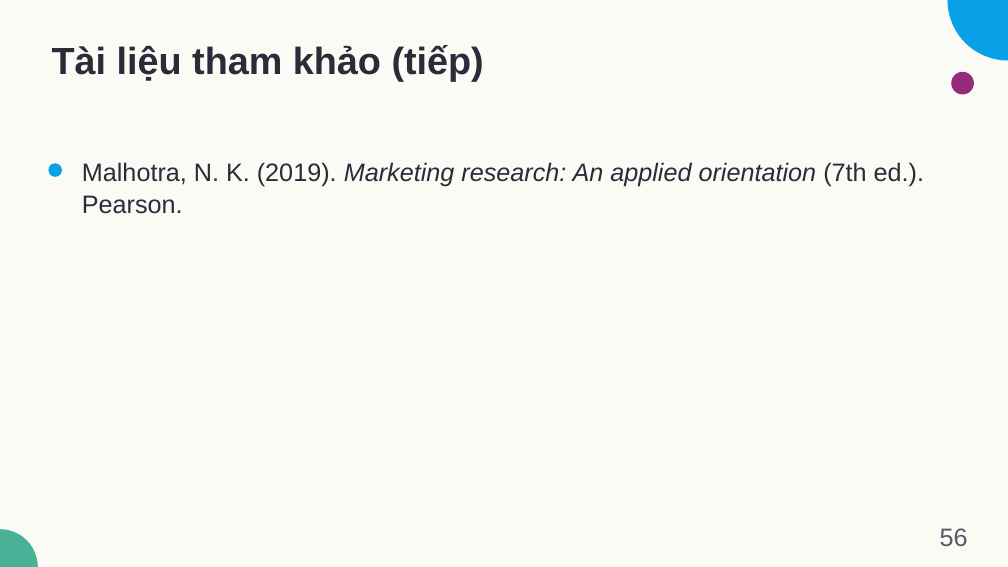
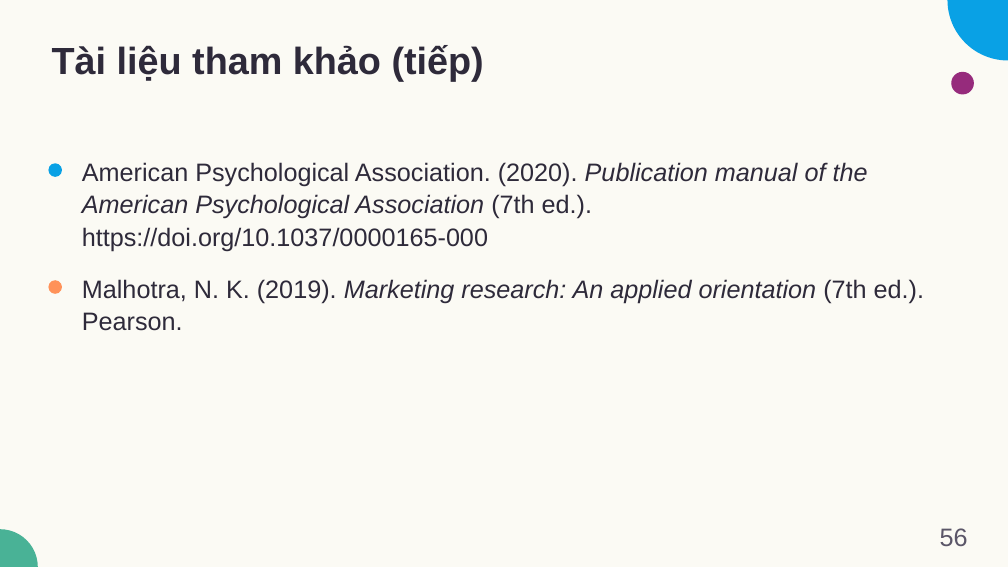
Before and after one commit to dnbaoquyen/academic-pptx-skill, a slide deck: slide 56 of mkt1107/output/MKT1107_W02_slides.pptx. Drawn at 1008x567 pixels with LibreOffice and Linux fonts; fonts in the diff are those of the drawing. Boxes give left, top, right and bottom in pixels: in the first picture for what was removed or moved away, otherwise in the second. Text is boxed around its words. In the diff, an @@ line names an element or a change of style, - is before the commit and + after.

```diff
--- a/mkt1107/output/MKT1107_W02_slides.pptx
+++ b/mkt1107/output/MKT1107_W02_slides.pptx
@@ text added at box(82, 162, 868, 252), 24 pt, text #2E2A3A @@
+American Psychological Association. (2020). Publication manual of the American Psychological Association (7th ed.). https://doi.org/10.1037/0000165-000
@@ text "Malhotra, N. K. (2019). Marketing ...": place and size @@
-text "Malhotra, N. K. (2019). Marketing ..." at box(82, 162, 924, 214)
+text "Malhotra, N. K. (2019). Marketing ..." at box(82, 279, 924, 331)
@@ ellipse added at box(48, 281, 62, 294), fill #FF9259 @@
```
Also in this commit, not shown: 1 other slide changed, 13 other files.
